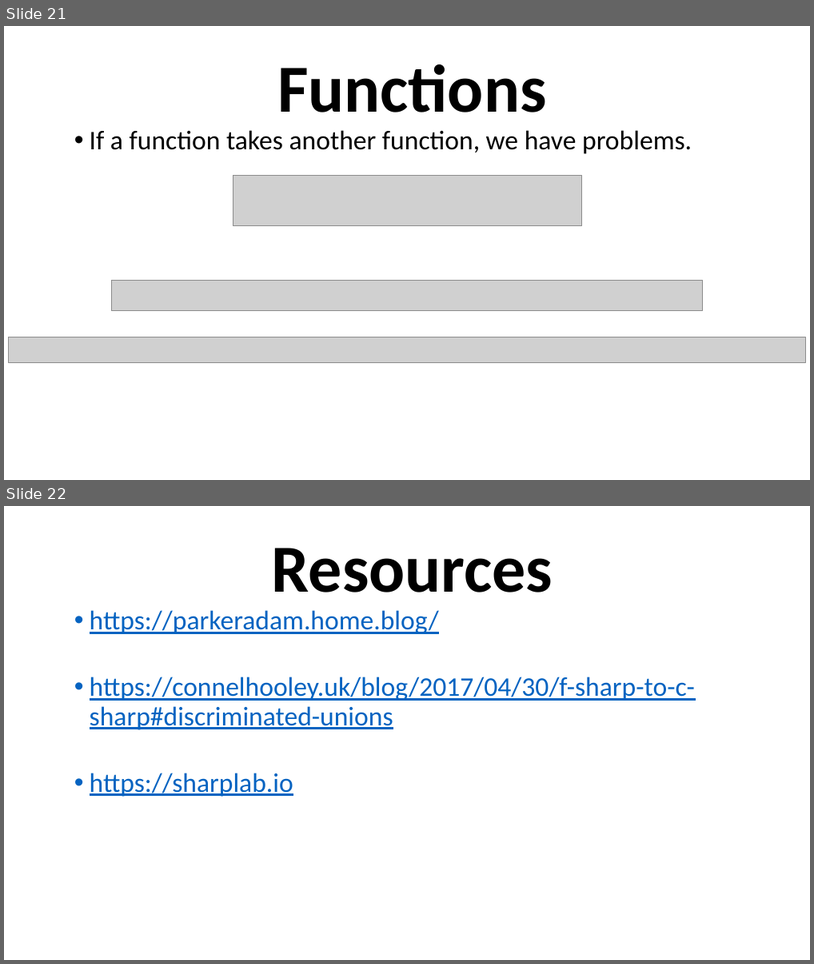
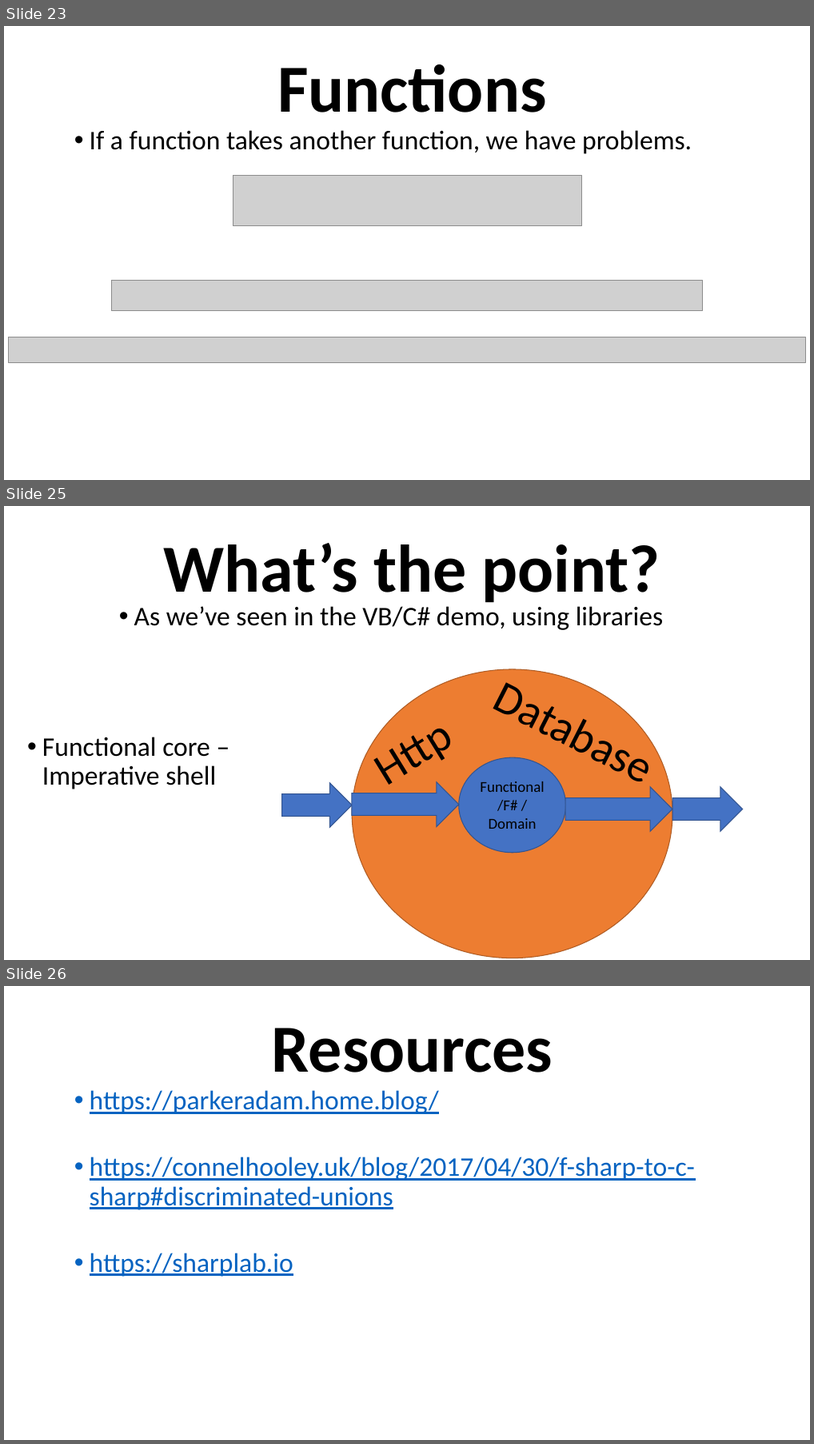
Before and after one commit to grab-a-byte/DotnetInterop, a slide deck: DotnetInteropSlides.pptx. Shown one above the other, each under a label of ours: slides 21 and 22 before the commit, slides 23, 25 and 26 after it; the slides between them are not shown. The pictures are 814x964 and 814x1444 pixels, drawn with LibreOffice and Linux fonts; fonts in the diff are those of the drawing; grey boxes stand for pictures. Boxes give left, top, right and bottom in pixels: in the first picture for what was removed or moved away, otherwise in the second. Text is boxed around its words. In the diff, an @@ line names an element or a change of style, - is before the commit and + after.

```diff
--- a/DotnetInteropSlides.pptx
+++ b/DotnetInteropSlides.pptx
@@ slide 25 added at (4,506,810,960), background #FFFFFF @@
@@ text added at (164,543,661,607), 80 pt, text #000000, bold @@
+What’s the point?
@@ text added at (134,606,663,630), 32 pt, text #000000 @@
+    • As we’ve seen in the VB/C# demo, using libraries
@@ ellipse added at (353,669,673,958), fill #ED7D31, outline #AF5C24 1 pt @@
@@ text added at (478,660,672,800), 54 pt, text #000000 @@
+Database
@@ text added at (355,699,469,800), 54 pt, text #000000 @@
+Http
@@ text added at (42,736,216,789), 32 pt, text #000000 @@
+    • Functional core – Imperative shell
@@ ellipse added at (459,758,566,852), fill #4472C4, outline #325491 1 pt @@
@@ right arrow added at (282,783,353,827), fill #4472C4, outline #325491 1 pt @@
@@ right arrow added at (352,782,459,826), fill #4472C4, outline #325491 1 pt @@
@@ text added at (480,781,544,828), 18 pt, text #000000 @@
+Functional/F# / Domain
@@ right arrow added at (566,787,673,831), fill #4472C4, outline #325491 1 pt @@
@@ right arrow added at (673,787,743,831), fill #4472C4, outline #325491 1 pt @@
@@ what was slide 21 is now slide 23 @@
@@ what was slide 22 is now slide 26 @@
```
Also in this commit, not shown: 6 slides changed, 3 other slides added.
